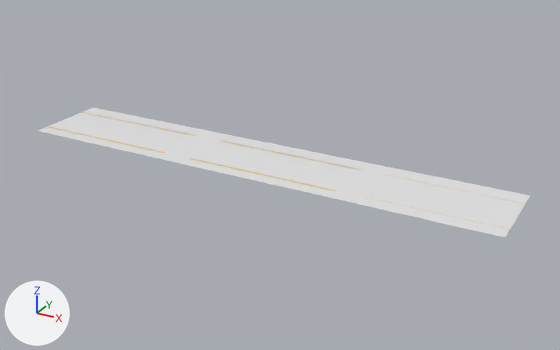
The Blender file Assets/City Environment - Blender Models/Road Infrastructure/road.blend, before and after one commit.
Camera for both pictures: a camera (50 mm lens) standing at (363.0, -654.0, 335.0) and looking at (-23.0, 48.0, -16.0). Lighting does not change. The marker at lower left points along +X, +Y and +Z.

Before the edit, the objects in view are built like this:
```python
me_cube_008 = bpy.data.meshes.new('Cube.008')
me_cube_008.from_pydata(...)  # 186 vertices, 97 faces, 11 loose edges; spans x -34.4..25.1, y -1.5..3.8, z -23.3..2.2
# faces by material slot: [1, 3, 93]
me_cube_008.materials.append(mat_material_004)  # its picture is missing
me_cube_008.materials.append(mat_material_006)  # picture img_grass_jpg
me_cube_008.materials.append(mat_material_007)  # yellow #e7bd2a
ob_cube = bpy.data.objects.new('Cube', me_cube_008)
ob_cube.location = (-1.5, -0.5, -1.9)
ob_cube.rotation_euler = (-1.567, 0.0, 0.0)  # degrees (-90, 0, 0)
ob_cube.scale = (9.67, 1.01, -4.01)
```
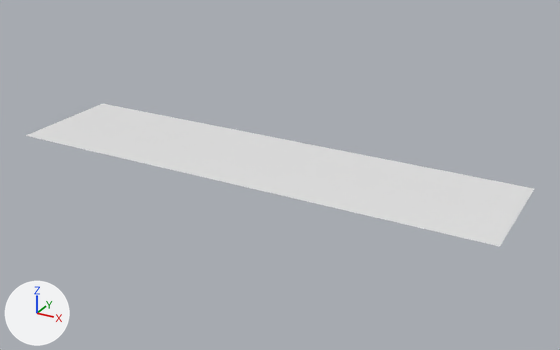
The change, as JSON lines over the scene's bpy script:
```json
{"op": "add", "block": "mat_material_003", "code": ["mat_material_003 = principled_material('Material.003')", "mat_material_003.base_color = (0.8, 0.8, 0.8)  # white #e7e7e7"]}
{"block": "me_cube_008", "where": "# used by ob_cube; location = (-1.5, -0.5, -1.9); rotation_euler = (-1.567, 0.0, 0.0), in degrees (-90, 0, 0); scale = (9.67, 1.01, -4.01)"}
{"op": "remove", "block": "me_cube_008", "code": "me_cube_008.from_pydata(...)  # 186 vertices, 97 faces, 11 loose edges; spans x -34.4..25.1, y -1.5..3.8, z -23.3..2.2"}
{"op": "add", "block": "me_cube_008", "code": "me_cube_008.from_pydata(...)  # 178 vertices, 112 faces; spans x -34.4..25.1, y -1.5..3.8, z -28.1..7.0"}
{"block": "me_cube_008", "change": "me_cube_008 part 1: the loose piece of 8 vertices spanning x -34.3..-15.6, y -1.3..1.3, z -2.4..-1.8 is scaled about its middle by (0.881, 0.884, 1.59), then moved by (-1.1, -0.1, 4.4)"}
{"block": "me_cube_008", "change": "me_cube_008 part 2: the loose piece of 8 vertices spanning x -12.0..6.8, y -1.3..1.3, z -2.4..-1.8 is scaled about its middle by (0.881, 0.884, 1.59), then moved by (-3.4, -0.1, 4.4)"}
{"block": "me_cube_008", "change": "me_cube_008 part 3: the loose piece of 8 vertices spanning x -12.0..6.8, y -1.1..1.5, z -18.1..-17.6 is scaled about its middle by (1.04, 0.884, 1.59), then moved by (17.9, -0.3, 20.1)"}
{"block": "me_cube_008", "change": "me_cube_008 part 4: the loose piece of 12 vertices spanning x -34.4..25.1, y -1.4..1.5, z -23.3..2.2 is rebuilt with 4 vertices and now spans x -34.4..25.1, y -1.5..-0.9, z -28.1..7.0, in mat_material_004 (its picture is missing)"}
{"op": "add", "block": "me_cube_008", "code": "me_cube_008.materials.append(mat_material_003)  # white #e7e7e7"}
```

Boxes [x1, y1, x2, y2] around the edits, measured in the pictures (560 x 350 px; the box of a moved part takes in the faces that stretch with it):
```json
{"object": "Cube", "change": "reshaped", "before": [38, 108, 530, 237], "after": [26, 104, 534, 246], "on screen": "10% taller"}
{"part": 1, "of": "me_cube_008", "change": "moved or reshaped", "before": [50, 127, 165, 153], "on screen": "not visible afterwards"}
{"part": 2, "of": "me_cube_008", "change": "moved or reshaped", "before": [190, 158, 336, 191], "on screen": "not visible afterwards"}
{"part": 3, "of": "me_cube_008", "change": "moved or reshaped", "before": [222, 141, 361, 170], "on screen": "not visible afterwards"}
{"part": 4, "of": "me_cube_008", "change": "rebuilt", "before": [38, 108, 530, 237], "after": [26, 104, 534, 246], "on screen": "10% taller"}
```
